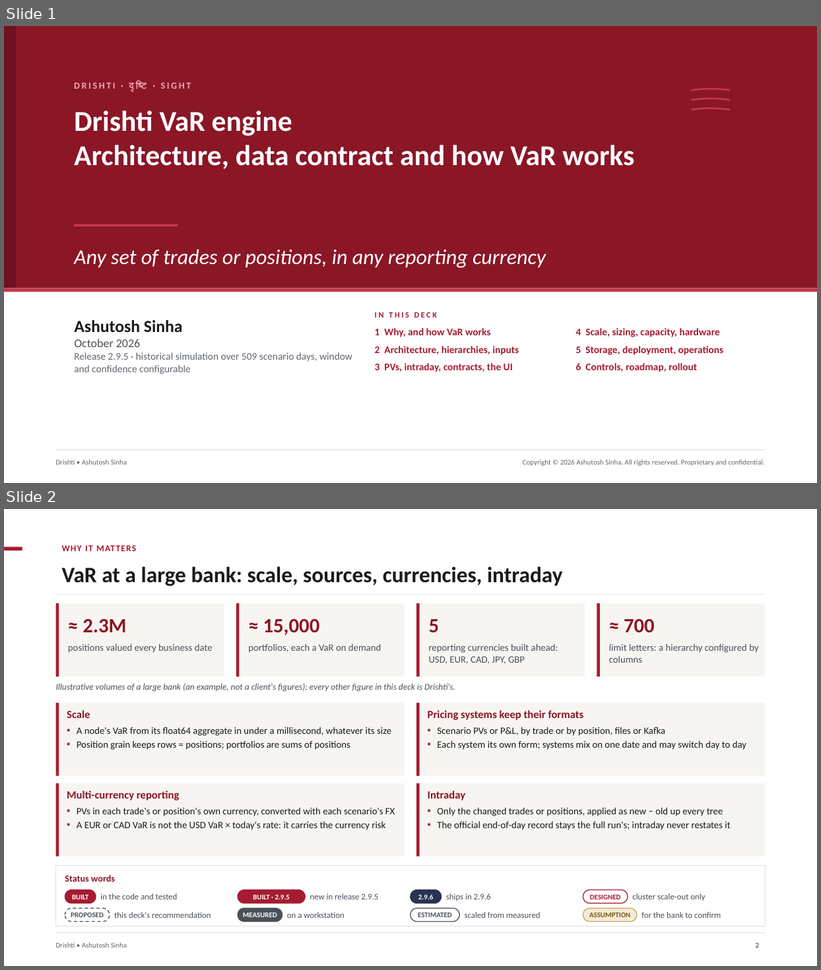
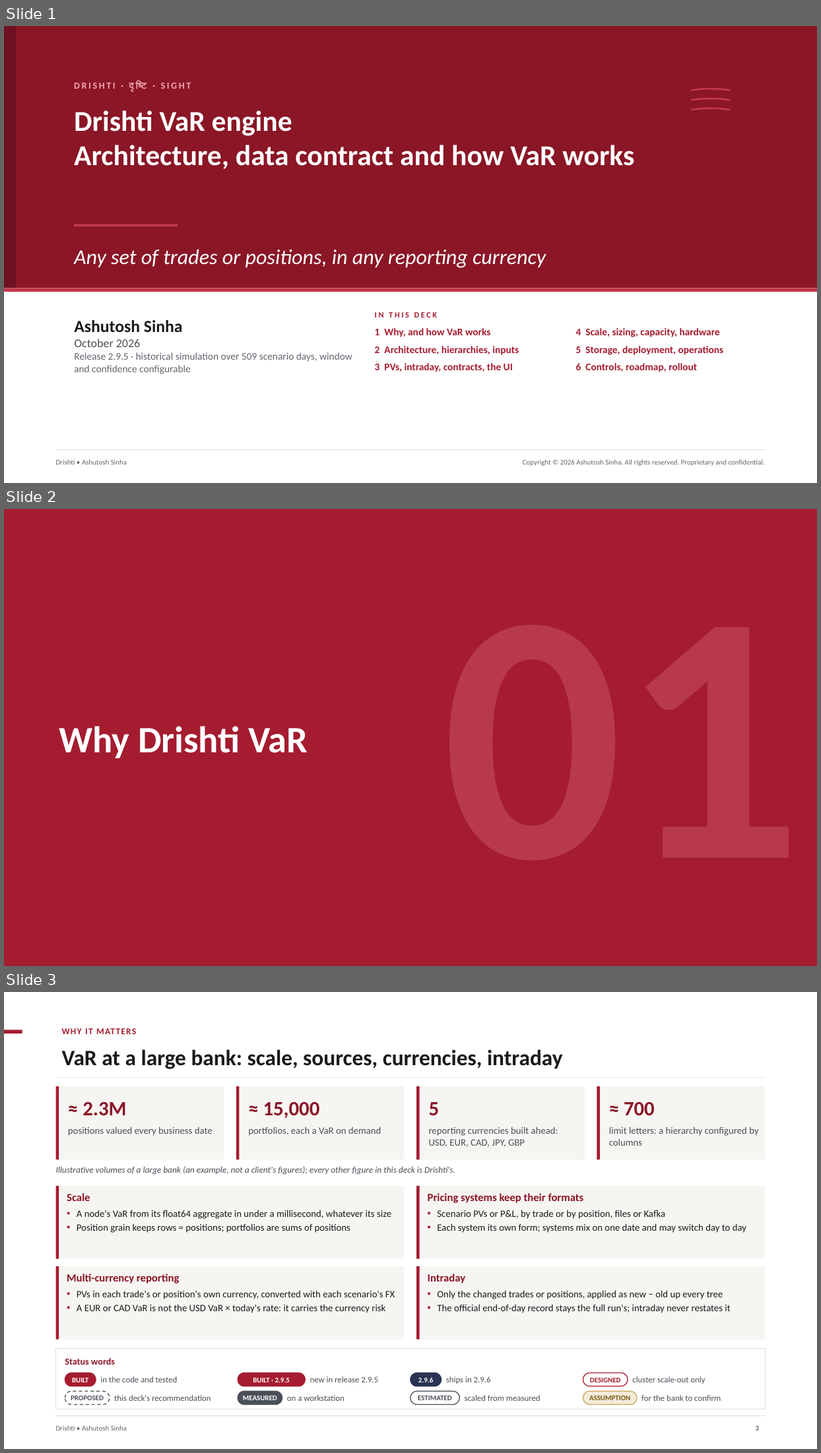
Before and after one commit to ajsinha/drishti, a slide deck: docs/publications/Drishti-VaR-Engine.pptx. Shown one above the other, each under a label of ours: slides 1 and 2 before the commit, slides 1, 2 and 3 after it. The pictures are 821x970 and 821x1453 pixels, drawn with LibreOffice and Linux fonts; fonts in the diff are those of the drawing. Boxes give left, top, right and bottom in pixels: in the first picture for what was removed or moved away, otherwise in the second. Text is boxed around its words. In the diff, an @@ line names an element or a change of style, - is before the commit and + after.

```diff
--- a/docs/publications/Drishti-VaR-Engine.pptx
+++ b/docs/publications/Drishti-VaR-Engine.pptx
@@ slide 2 added at [4, 509, 817, 966], background #FFFFFF @@
@@ rectangle added at [4, 509, 817, 966], fill #A51C30 @@
@@ text added at [59, 726, 308, 758], 44 pt, text #FFFFFF, bold @@
+Why Drishti VaR
@@ what was slide 2 is now slide 3 @@
```
Also in this commit, not shown: 8 other slides added, 1 other file.
